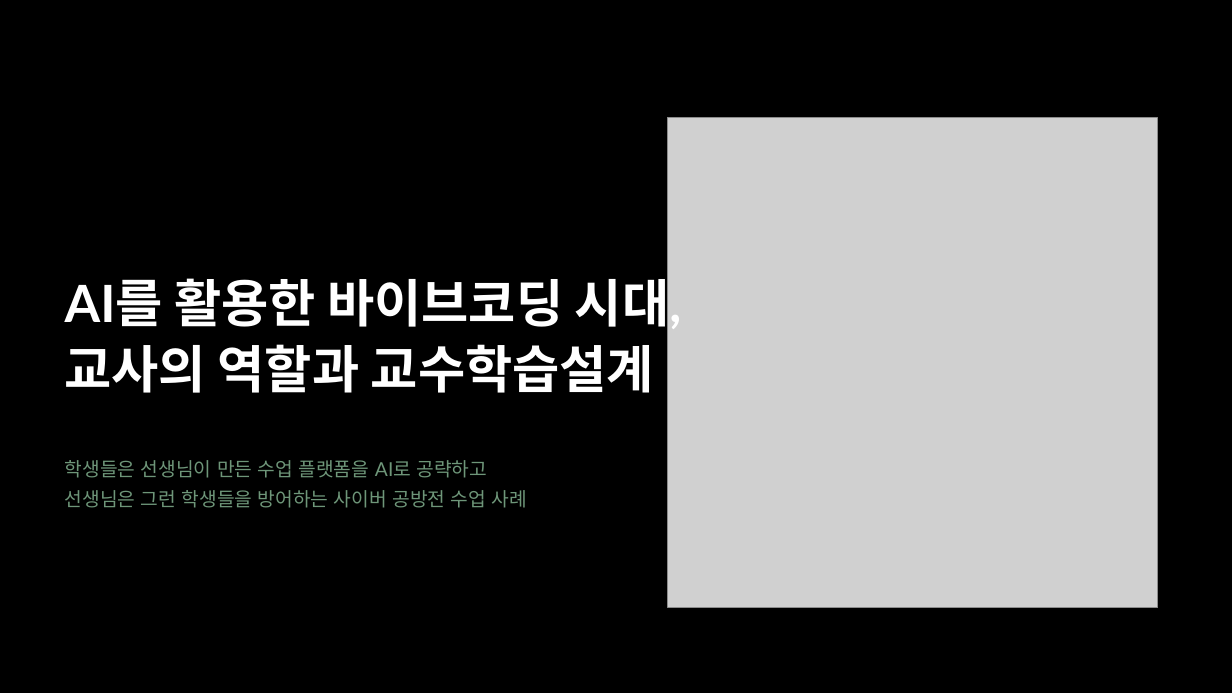
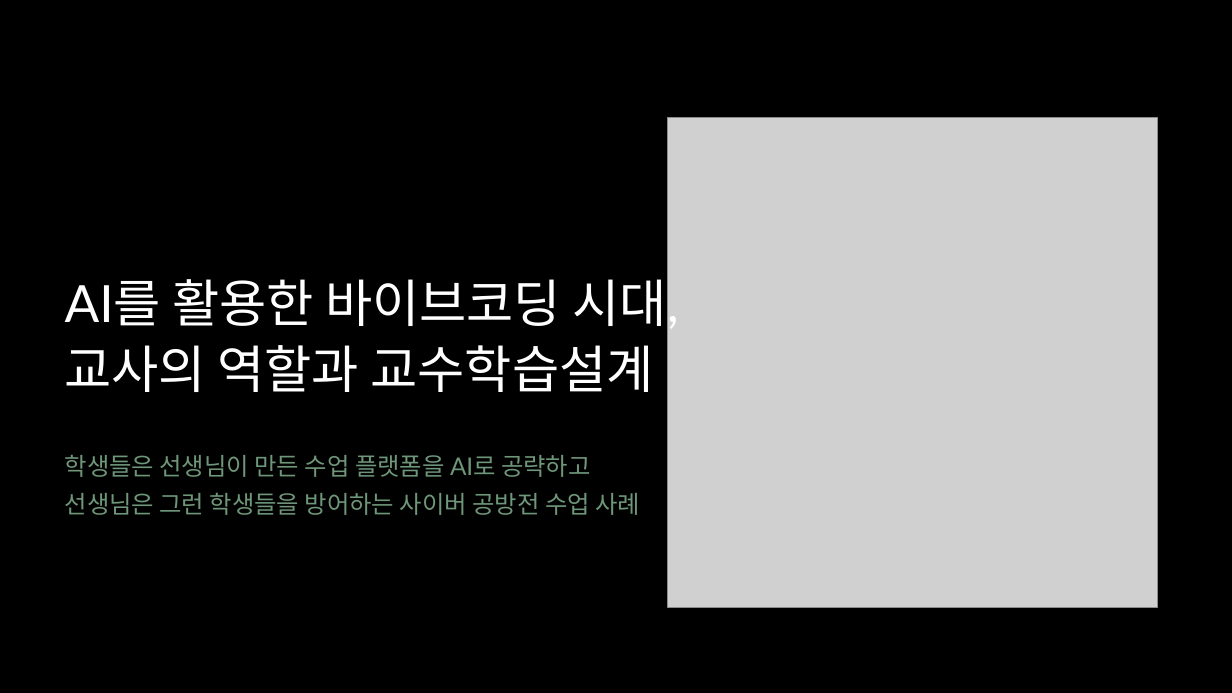
Before and after one commit to shk-cell/Macro_Classroom, a slide deck: slide 1 of AI기반 바이브코딩 시대의 교사역할과 교수학습설계.pptx. Drawn at 1232x693 pixels with LibreOffice and Linux fonts; fonts in the diff are those of the drawing; grey boxes stand for pictures. Boxes give left, top, right and bottom in pixels: in the first picture for what was removed or moved away, otherwise in the second. Text is boxed around its words. In the diff, an @@ line names an element or a change of style, - is before the commit and + after.

```diff
--- a/AI기반 바이브코딩 시대의 교사역할과 교수학습설계.pptx
+++ b/AI기반 바이브코딩 시대의 교사역할과 교수학습설계.pptx
@@ text "AI를 활용한 바이브코딩 시대," at bbox=[65, 270, 679, 392]: bold off @@
@@ text "학생들은 선생님이 만든 수업 플랫폼을 ..." at bbox=[65, 455, 640, 515]: size 15 to 19 pt @@
```
Also in this commit, not shown: 26 other slides changed, 1 other file.
